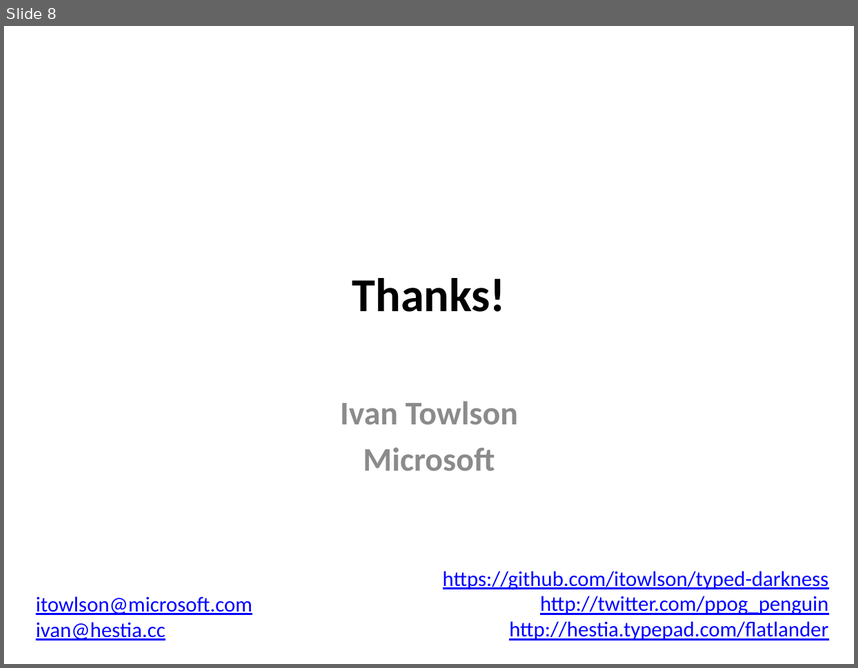
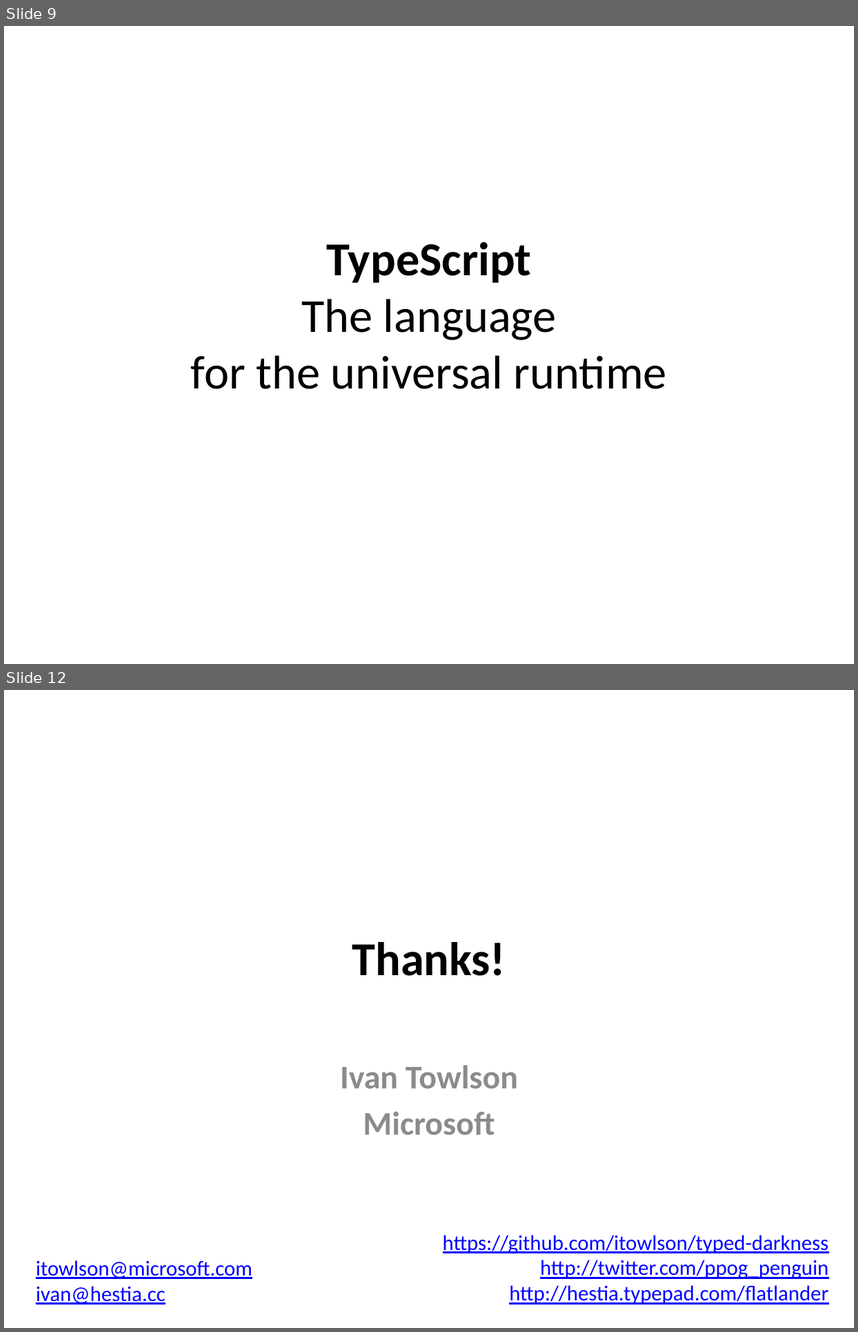
Before and after one commit to brunotag/typed-darkness, a slide deck: TypeScript type system.pptx. Shown one above the other, each under a label of ours: slide 8 before the commit, slides 9 and 12 after it; the slides between them are not shown. The pictures are 858x668 and 858x1332 pixels, drawn with LibreOffice and Linux fonts; fonts in the diff are those of the drawing. Boxes give left, top, right and bottom in pixels: in the first picture for what was removed or moved away, otherwise in the second. Text is boxed around its words. In the diff, an @@ line names an element or a change of style, - is before the commit and + after.

Commit message:
More slides

```diff
--- a/TypeScript type system.pptx
+++ b/TypeScript type system.pptx
@@ slide 9 added at (x1=4, y1=26, x2=854, y2=664), background #FFFFFF @@
@@ title added at (x1=191, y1=242, x2=667, y2=389), 40 pt, text #000000 @@
+TypeScript
+The language
+for the universal runtime
@@ what was slide 8 is now slide 12 @@
```
Also in this commit, not shown: 3 other slides added.
